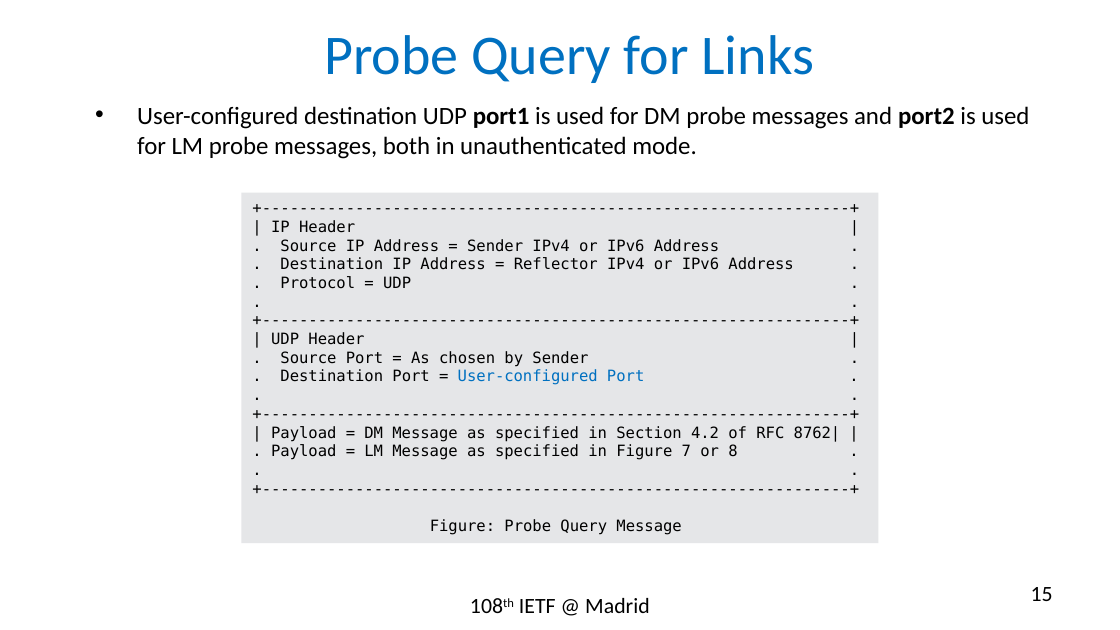
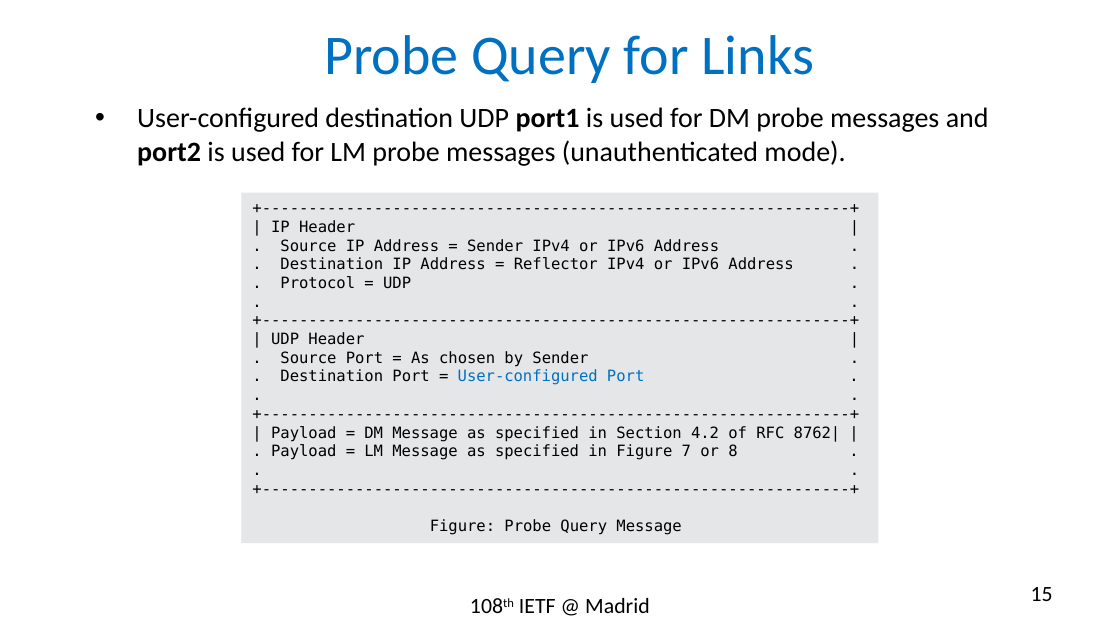
Before and after one commit to rakgandhi/ietf-slides, a slide deck: slide 15 of draft-gandhi-spring-stamp-srpm-01.pptx. Drawn at 1120x630 pixels with LibreOffice and Linux fonts; fonts in the diff are those of the drawing. Boxes give left, top, right and bottom in pixels: in the first picture for what was removed or moved away, otherwise in the second. Text is boxed around its words. In the diff, an @@ line names an element or a change of style, - is before the commit and + after.

```diff
--- a/draft-gandhi-spring-stamp-srpm-01.pptx
+++ b/draft-gandhi-spring-stamp-srpm-01.pptx
@@ text at bbox=[137, 107, 989, 166]: text changed; size 16 to 18 pt @@
-• User-configured destination UDP port1 is used for DM probe messages and port2 is used for LM probe messages, both in unauthenticated mode.
+• User-configured destination UDP port1 is used for DM probe messages and port2 is used for LM probe messages (unauthenticated mode).
```
Also in this commit, not shown: 3 other files.
